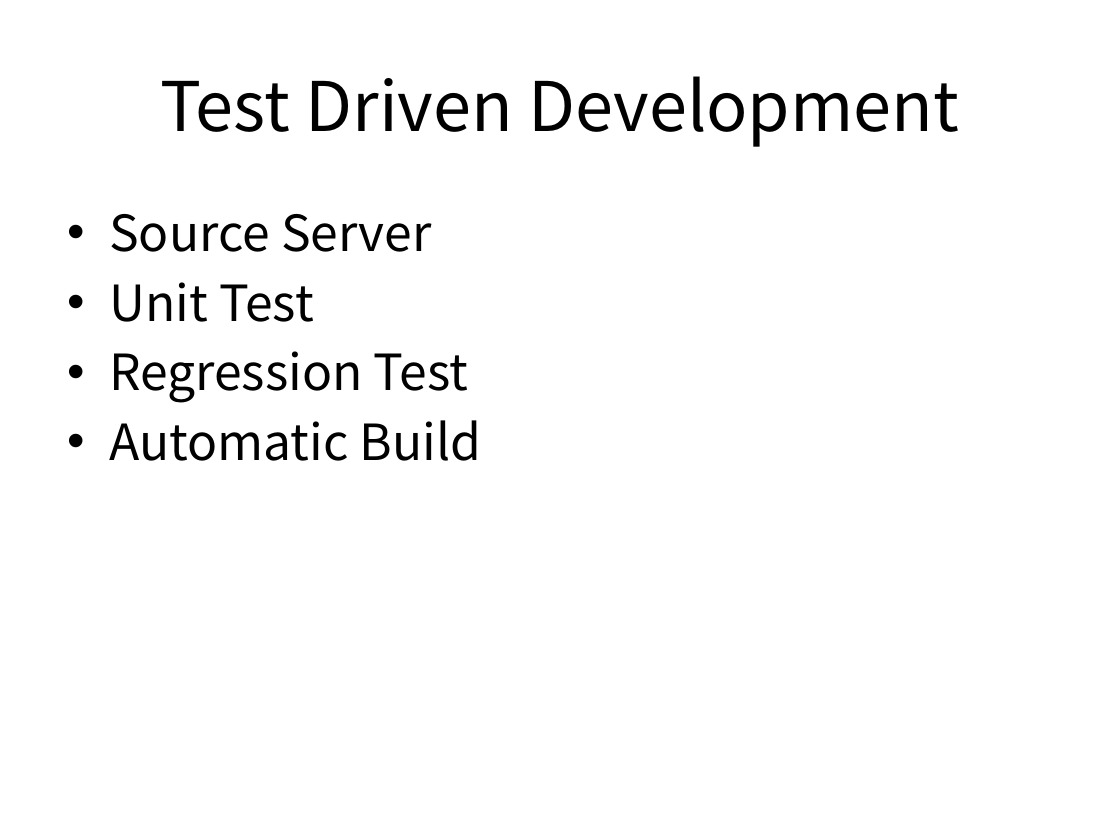
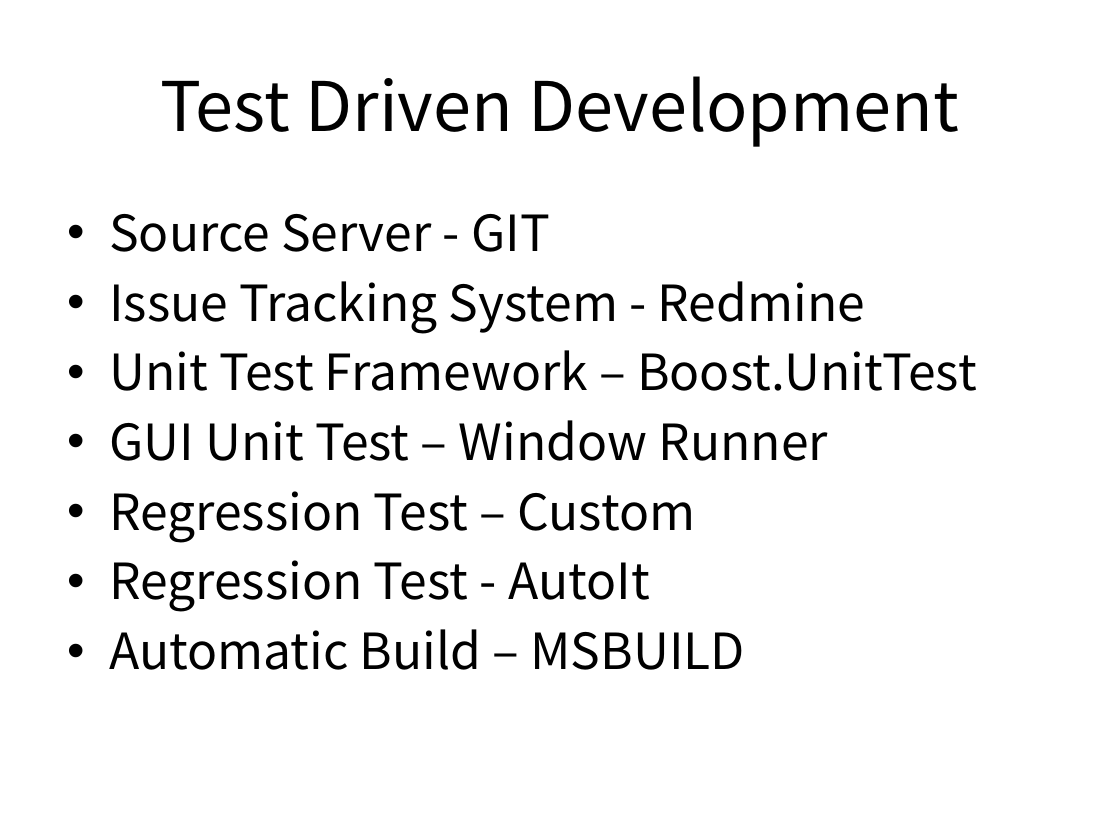
Before and after one commit to SungwooNam/ProgrammingStudy, a slide deck: slide 2 of src/Documents/Programming Study - Test Driven Development.pptx. Drawn at 1120x840 pixels with LibreOffice and Linux fonts; fonts in the diff are those of the drawing. Boxes give left, top, right and bottom in pixels: in the first picture for what was removed or moved away, otherwise in the second. Text is boxed around its words. In the diff, an @@ line names an element or a change of style, - is before the commit and + after.

```diff
--- a/src/Documents/Programming Study - Test Driven Development.pptx
+++ b/src/Documents/Programming Study - Test Driven Development.pptx
@@ text at [109, 214, 977, 670]: text changed @@
-• Source Server
-• Unit Test
-• Regression Test
-• Automatic Build
+• Source Server - GIT
+• Issue Tracking System - Redmine
+• Unit Test Framework – Boost.UnitTest
+• GUI Unit Test – Window Runner
+• Regression Test – Custom
+• Regression Test - AutoIt
+• Automatic Build – MSBUILD
```
Also in this commit, not shown: 1 other slide changed, 23 other files.
